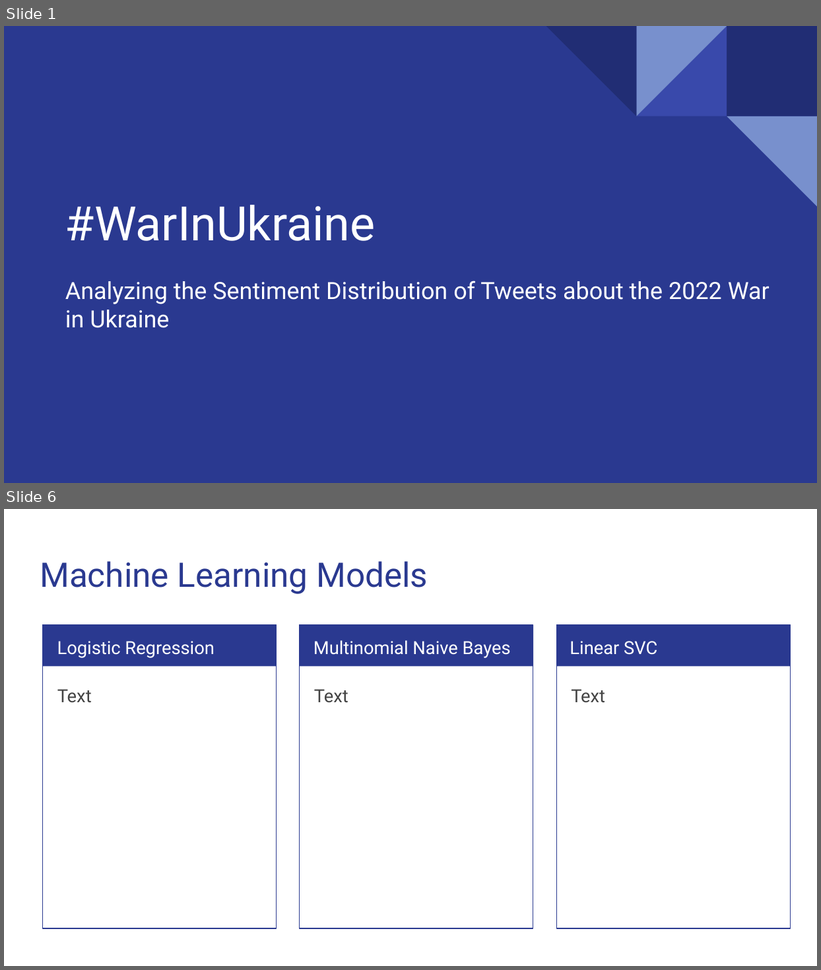
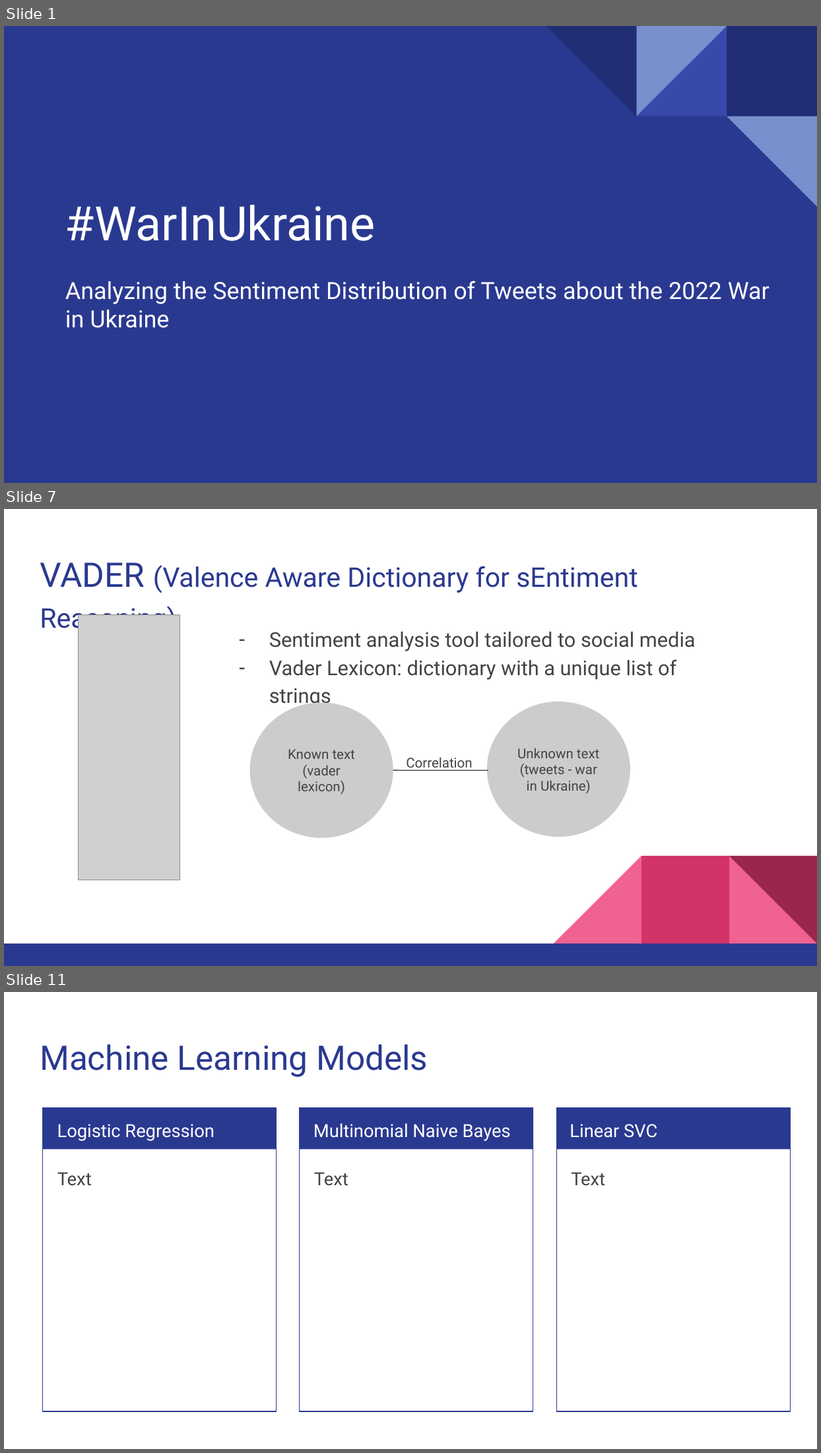
Before and after one commit to aduchini/Final_project, a slide deck: Presentation_WarInUkraine.pptx. Shown one above the other, each under a label of ours: slides 1 and 6 before the commit, slides 1, 7 and 11 after it; the slides between them are not shown. The pictures are 821x970 and 821x1453 pixels, drawn with LibreOffice and Linux fonts; fonts in the diff are those of the drawing; grey boxes stand for pictures. Boxes give left, top, right and bottom in pixels: in the first picture for what was removed or moved away, otherwise in the second. Text is boxed around its words. In the diff, an @@ line names an element or a change of style, - is before the commit and + after.

```diff
--- a/Presentation_WarInUkraine.pptx
+++ b/Presentation_WarInUkraine.pptx
@@ slide 7 added at (x1=4, y1=509, x2=817, y2=966), background #FFFFFF @@
@@ title added at (x1=40, y1=562, x2=638, y2=634), 24 pt, text #2A3990 @@
+VADER (Valence Aware Dictionary for sEntiment Reasoning)
@@ picture added at (x1=78, y1=615, x2=180, y2=881) @@
@@ text added at (x1=269, y1=632, x2=696, y2=708), 18 pt, text #434343 @@
+– Sentiment analysis tool tailored to social media
+– Vader Lexicon: dictionary with a unique list of strings
@@ ellipse added at (x1=250, y1=702, x2=393, y2=838), fill #CCCCCC, 12 pt, text #434343 @@
+Known text
+(vader lexicon)
@@ ellipse added at (x1=487, y1=702, x2=630, y2=838), fill #CCCCCC, 12 pt, text #434343 @@
+Unknown text
+(tweets - war in Ukraine)
@@ text added at (x1=406, y1=757, x2=472, y2=771), 12 pt, text #434343 @@
+Correlation
@@ line added from (393, 771) to (488, 771), #434343 0.75 pt @@
@@ group added at (x1=4, y1=856, x2=817, y2=966): 3 right triangles, 2 rectangles @@
@@ what was slide 6 is now slide 11 @@
```
Also in this commit, not shown: 4 slides changed, 5 other slides added.
